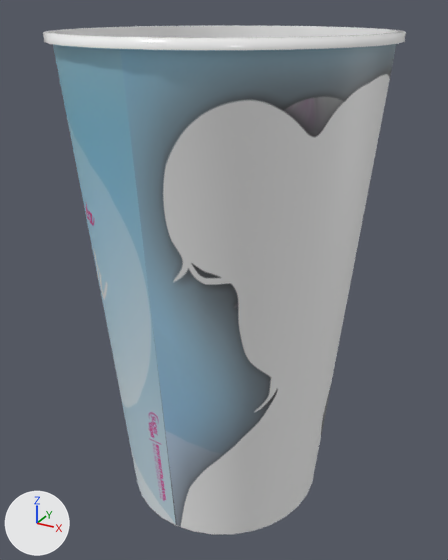
A saved change to the glTF model copo.glb.
Before and after are seen from a camera (50 mm lens) standing at (0.198, -0.363, 0.192) and looking at (-0.001, 0.0, 0.01). The lights are fixed; the arrows at lower left show +X, +Y and +Z.

Names of what the first picture shows: 'COPO'.
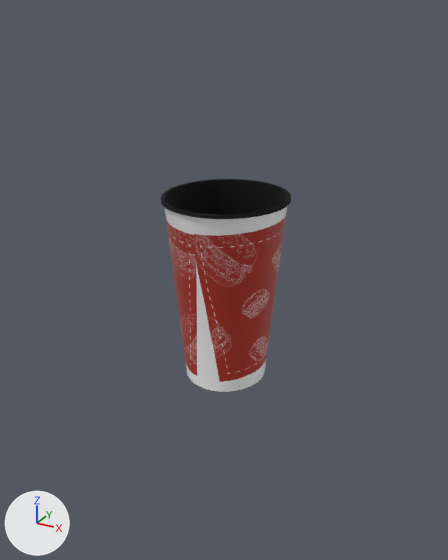
What differs and where, as boxes [x1, y1, x2, y2] in the pictures (448 x 560 px):
'COPO', recoloured, surface changed, rescaled (64% narrower, 58% shorter)
    before: [43, 26, 406, 535]
    after: [161, 179, 291, 392]

Patch to the scene script:
```diff
--- a/copo.glb.py
+++ b/copo.glb.py
@@ img_arte500 @@
+img_arte500 = load_image('arte500', '_unpacked/arte500', 1785, 1240, 'sRGB')
@@ mat_copo @@
 mat_copo = principled_material('COPO')
-mat_copo.base_color = (1.0, 1.0, 1.0)  # white #ffffff
+mat_copo.base_color = (0.0, 0.0, 0.0)  # black #000000
 mat_copo.roughness = 0.141
@@ mat_impressão_001 @@
 mat_impressão_001 = principled_material('IMPRESSÃO.001')
-mat_impressão_001.texture = img_arte3d
+mat_impressão_001.texture = img_arte500
+mat_impressão_001.roughness = 0.309
@@ ob_copo @@
 ob_copo.rotation_euler = (-3.142, 0.0, 0.0)  # degrees (-180, 0, 0)
-ob_copo.scale = (2.43, 2.54, 2.45)
+ob_copo.scale = (1.0, 1.04, 1.01)
```
